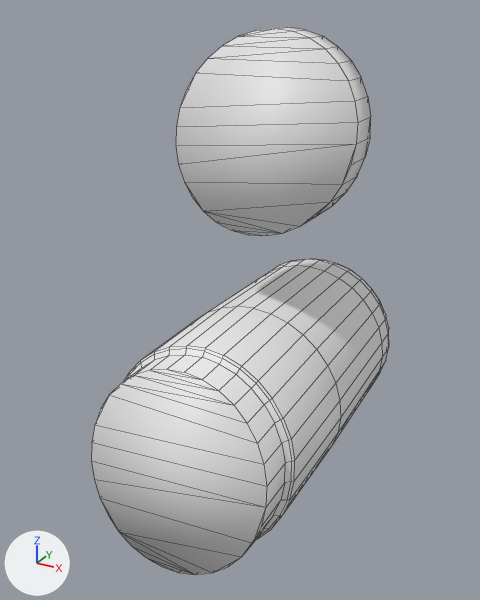
Before and after pictures for a commit that changed the FBX model Assets/Mesh/Zelda Like/Kitchen/Sausage.fbx.
The view is the same before and after, from a camera (50 mm lens) standing at (0.321, -0.648, 0.43) and looking at (-0.024, -0.021, 0.116). Lighting does not change. The marker at lower left points along +X, +Y and +Z. Mesh edges are drawn as thin lines. Where no turn or scale is listed for an object, it has been applied to the vertices.

In view in the first picture: 'Sausage Full', 'Sausage Slise'.
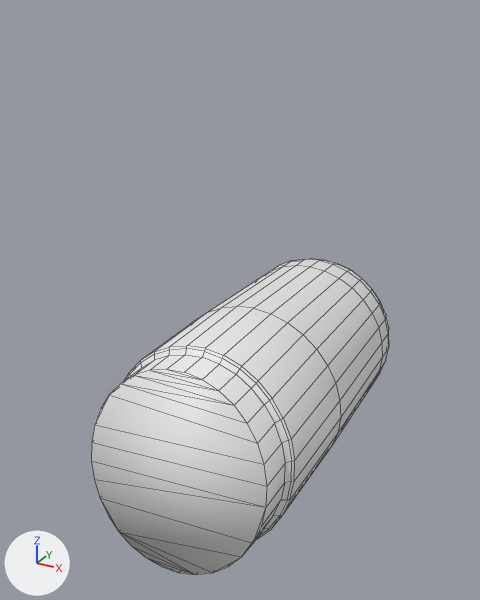
Boxes (x1, y1, x2, y2) around the edits, measured in the pictures (480 x 600 px):
'Sausage Slise', mesh moved (not visible afterwards): before (176, 27, 371, 236)

The change, as a list of edits to the scene's bpy script:
```text
Change me_sausage_slise:
    where me_sausage_slise.from_pydata(...)  # 64 vertices, 86 faces; spans x -0.105..0.105, y -0.047..0.04, z 0.207..0.411
    used by ob_sausage_slise; location = (0.0, 0.0, 0.0)
    me_sausage_slise part 1: the whole mesh is moved by (0.0, 0.001, -0.307)
```
